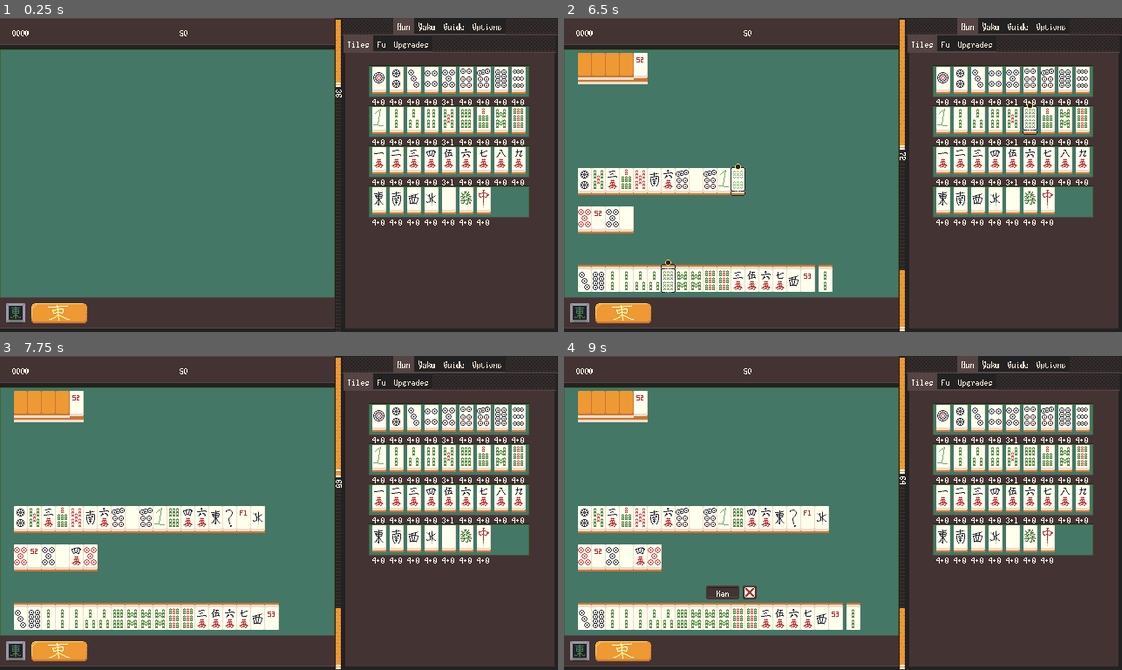
Above: before the commit, frames 1-4 (two rows, left to right).
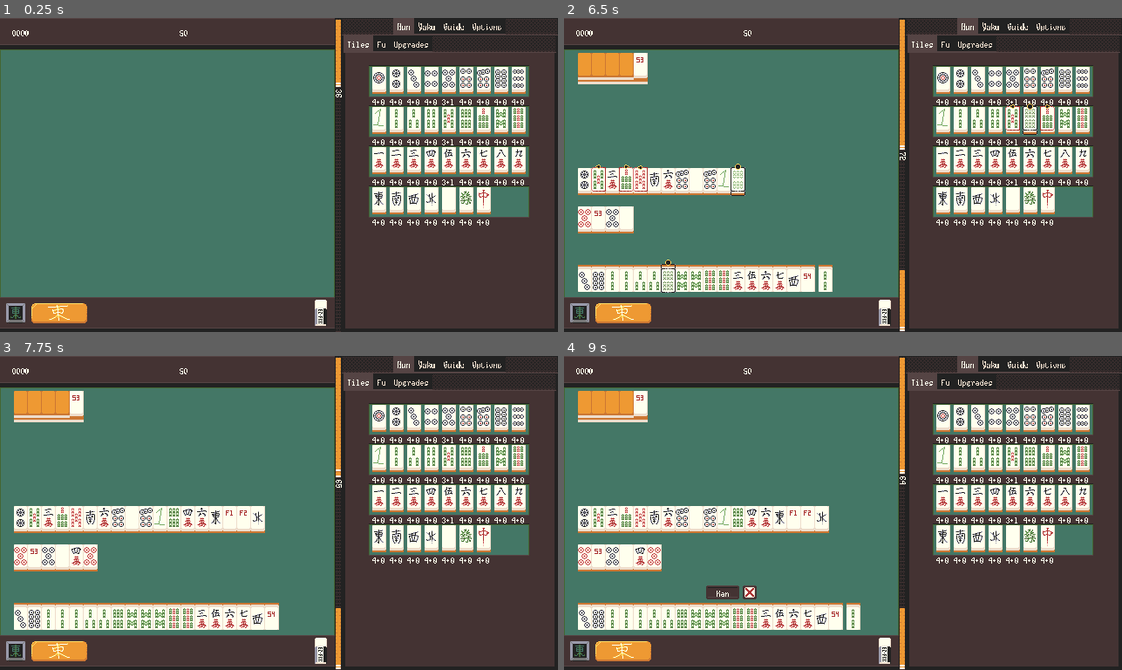
Above: after the commit, the same moments.

Repository: nanahyakuman/ultimahjong
Game: Godot game, scene res://root.tscn
The game is run twice, just before and just after one commit, with the same random seed, the same clock (stepped at 60 frames per second) and the same inputs.
Inputs (mouse positions are in pixels of both pictures, inside the frame that each line leads up to):
- Up to frame 1 (0.25 s): no input
- Up to frame 2 (6.5 s): tap Enter at 0.5, 3.5 s; drag from (943, 80) to (898, 105) at 0.52 s; drag from (586, 71) to (815, 237) at 1.27 s; tap Space at 2 s; move the mouse to (597, 71) at 2.02 s; click (597, 71) at 2.17 s; drag from (614, 71) to (675, 127) at 2.77 s; drag from (625, 71) to (870, 175) at 3.52 s; drag from (642, 71) to (759, 96) at 4.27 s; move the mouse to (586, 68) at 5.02 s; click (586, 68) at 5.17 s; drag from (597, 68) to (731, 190) at 5.77 s
- Up to frame 3 (7.75 s): drag from (50, 406) to (334, 443) at 6.52 s; drag from (61, 406) to (251, 575) at 7.27 s
- Up to frame 4 (9 s): move the mouse to (642, 406) at 8.02 s; click (642, 406) at 8.17 s; tap Space at 8.75 s; drag from (586, 519) to (675, 465) at 8.77 s

The runs differ from the first frame. In frame 1, 0.2% of the frame differs, in the area x 56-59%, y 89-99%; in frame 2, 0.4%, in the area x 4-88%, y 13-99%; in frame 3, 0.2%; in frame 4, 0.2%.

Commit message:
basic items!!

Diff:
--- a/CursorTextRequester.gd
+++ b/CursorTextRequester.gd
@@ -1,13 +1,13 @@
 extends Control
+class_name CursorTextRequester
 
 @export var hover_text = ""
-@onready var cursor_text = %CursorText
 
 func _ready():
 	connect("mouse_entered", _mouse_entered)
 	connect("mouse_exited", _mouse_exited)
 
 func _mouse_entered():
-	cursor_text.set_text(hover_text)
+	CursorText.set_text(hover_text)
 func _mouse_exited():
-	cursor_text.set_text("")
+	CursorText.set_text("")
--- a/GUIManager.gd
+++ b/GUIManager.gd
@@ -14,8 +14,8 @@
 @onready var kan_pile = $All/SideSpacers/Tiles/KanPile/Top
 @onready var kan_pile_bot = $All/SideSpacers/Tiles/KanPile/Bot
 @onready var graphic_tile_counter = $"../../GraphicTileCounter"
-@onready var prev_wind = $All/TextureRect/HBoxContainer/RoundWind/Sprite2D
-@onready var seat_wind = $All/TextureRect/HBoxContainer/SittingWind/Sprite2D
+@onready var prev_wind = $All/TableBottom/HBoxContainer/RoundWind/Sprite2D
+@onready var seat_wind = $All/TableBottom/HBoxContainer/SittingWind/Sprite2D
 @onready var made_calls = $MadeCalls
 
 # tracked so calls can highlight it. only modifed by `hand`.
--- a/MTile.gd
+++ b/MTile.gd
@@ -9,8 +9,8 @@
 const DRAGONS = [SPECIALS.HAKU, SPECIALS.HATSU, SPECIALS.CHUN, SPECIALS.KIN]
 
 # human readable name
-const SUIT_NAMES = ["NONE", "PIN", "SOU", 0, "MAN"]
-const SPECIAL_NAMES = ["NONE", "EAST", "SOUTH", "WEST", "NORTH", "UP", "HAKU", "HATSU", "CHUN", "KIN"]
+const SUIT_NAMES = ["NONE", "-Pin", "-Sou", 0, "-Man"]
+const SPECIAL_NAMES = ["NONE", "East", "South", "West", "North", "Rising", "White", "Green", "Red", "Gold"]
 
 var suit: int
 var value: int
--- a/MahjongManager.gd
+++ b/MahjongManager.gd
@@ -13,6 +13,8 @@
 @onready var anim_timer = $%AnimTimer
 @onready var upgrades = $Upgrades
 @onready var hand_gui = $"../GUIManager/All/SideSpacers/Tiles/HBoxContainer/Hand"
+# gui holds this guy, it's gross but probably easier overall
+@onready var items = %Items
 
 # base size of the hand
 const BASE_HAND_SIZE = 13
@@ -102,17 +104,15 @@
 func draw_hand():
 	for j in upgrades.get_dead_tiles()/4:
 		await anim_timer.start_mod(.15)
-		get_next_from_wall()
-		get_next_from_wall()
-		get_next_from_wall()
-		get_next_from_wall()
+		for k in 4:
+			get_next_from_wall(true)
 		gui_manager.increment_dead_wall_count(4)
 		call_sfx_player.play()
 
 	if upgrades.get_dead_tiles()%4 != 0:
 		await anim_timer.start_mod(.15)
 		for j in upgrades.get_dead_tiles()%4:
-			get_next_from_wall()
+			get_next_from_wall(true)
 		gui_manager.increment_dead_wall_count(upgrades.get_dead_tiles()%4)
 		call_sfx_player.play()
 
@@ -120,7 +120,7 @@
 
 	for i in BASE_HAND_SIZE:
 		await anim_timer.start_mod(.07)
-		hand.append(get_next_from_wall())
+		hand.append(get_next_from_wall(true))
 		call_sfx_player.play()
 		update_hand_label(true)
 
@@ -179,8 +179,8 @@
 
 
 func draw_kan_dora():
-	kan_dora.append(get_next_from_wall())
-	ura_dora.append(get_next_from_wall())
+	kan_dora.append(get_next_from_wall(true))
+	ura_dora.append(get_next_from_wall(true))
 	gui_manager.update_kan_dora(kan_dora, upgrades.get_kan_size() - revealed_kan_dora)
 
 	revealed_kan_dora = upgrades.get_kan_revealed()
@@ -213,9 +213,11 @@
 func assign_discard_count(discard_override = null):
 	remaining_opp_discards = discard_override if discard_override != null else upgrades.get_discard_count()
 
-func do_tsumo():
-	tsumo = get_next_from_wall()
-#	tsumo = MTile.new(MTile.SUITS.MAN, 1)
+func do_tsumo(override: MTile = null):
+	if override:
+		tsumo = override
+	else:
+		tsumo = get_next_from_wall()
 	if !tsumo:
 		return
 	gui_manager.update_tsumo([tsumo])
@@ -592,12 +594,18 @@
 	gui_manager.update_hand(hand)
 
 
-func get_next_from_wall():
+# `does_not_count` just prevents certain tile draws from decrementing counters
+func get_next_from_wall(does_not_count = false):
 	if wall.size() == 0:
 		end_round()
 		return null
 	var ret = wall.pop_back()
 	gui_manager.update_wall_count(wall.size())
+
+	if !does_not_count:
+		for m in items.get_children():
+			m.decrement()
+
 	return ret
 
 
--- a/MenuTileHolder.gd
+++ b/MenuTileHolder.gd
@@ -10,6 +10,7 @@
 		for mtd in tile_counter.tile_data:
 			if mtd.suit == suit and mtd.value == i+1:
 				var t = tile_graphic.instantiate()
+				t.verbose = true
 				add_child(t)
 				t.assign_suit_value(MTile.new(suit,i+1))
 				break
--- a/PurchaseablesHolder.gd
+++ b/PurchaseablesHolder.gd
@@ -4,7 +4,6 @@
 @onready var tile_counter = mahjong_manager.tile_counter
 @onready var upgrades = mahjong_manager.upgrades
 @onready var shop_root = %ShopRoot
-@onready var cursor_text = %CursorText
 @onready var anim_timer = %AnimTimer
 
 @export var purchaseable: PackedScene
@@ -77,4 +76,4 @@
 
 
 func hovered(node: Purchaseable, yes: bool):
-	cursor_text.set_text(node.HOVER_TEXTS[node.type] if yes else "")
+	CursorText.set_text(node.HOVER_TEXTS[node.type] if yes else "")
--- a/ShopRoot.gd
+++ b/ShopRoot.gd
@@ -12,8 +12,8 @@
 @onready var to_be_started = [
 	$VBoxContainer/AkaPurchaseables,
 	$VBoxContainer/TilePurchaseables,
-	$VBoxContainer/DeadWallPurchaseables,
-	$VBoxContainer/KanRevealPurchaseables2
+	$VBoxContainer/HBoxContainer/DeadWallPurchaseables,
+	$VBoxContainer/HBoxContainer/KanRevealPurchaseables,
 ]
 
 func start():
--- /dev/null
+++ b/SimTileHighlight.gd
@@ -0,0 +1,10 @@
+extends Sprite2D
+
+var SPEED = 3
+var counter = 0.0
+
+func _process(delta):
+	counter += SPEED * delta
+	counter = fmod(counter,vframes)
+
+	frame_coords.y = int(counter)
--- a/TileCounter.gd
+++ b/TileCounter.gd
@@ -32,7 +32,7 @@
 		tile_data.append(MTileData.new(MTile.SUITS.SPECIAL, i, 4, 0))
 
 	for i in 8:
-		tile_data.append(MTileData.new(MTile.SUITS.FLOWER, i, 1, 0))
+		tile_data.append(MTileData.new(MTile.SUITS.FLOWER, i+1, 1, 0))
 
 
 func get_all_tiles(only_unique = false):
@@ -64,6 +64,8 @@
 				if t.get_id() == MTile.gen_id(mtd.suit,mtd.value):
 					theoretical_akas += 1
 			if theoretical_akas >= mtd.count:
+				continue
+			if mtd.suit == MTile.SUITS.FLOWER:
 				continue
 
 			subret.append(MTile.new(mtd.suit,mtd.value))
--- a/TileGraphic.gd
+++ b/TileGraphic.gd
@@ -3,9 +3,9 @@
 
 @onready var sprite = $Sprite2D
 @onready var sides = $Tilesides
-@onready var sim_tile_highlight = $BlueTileHighlight
-@onready var adj_tile_highlight = $RedTileHighlight
-@onready var call_tile_highlight = $RedTileHighlight2
+@onready var sim_tile_highlight = $SimTileHighlight
+@onready var adj_tile_highlight = $AdjTileHighlight
+@onready var call_tile_highlight = $CallTileHighlight
 @onready var dora_sprite = $Sprite2D/TileDora
 @onready var flicker = $Flicker
 
@@ -19,6 +19,9 @@
 var visible_side = SIDE_BOT
 var _reversed = false
 var _face_upsidedown = false
+
+# hover text name
+@export var verbose = false
 
 func _ready():
 	TileGraphicKnower.highlight.connect(self._highlight_requested)
@@ -56,13 +59,16 @@
 	visible_side = side
 	if side == -1:
 		sides.visible = false
-		sim_tile_highlight.frame = 4
+		sim_tile_highlight.frame_coords.x = 4
+		adj_tile_highlight.frame_coords.x = 4
 	elif !_reversed:
 		sides.frame = side
-		sim_tile_highlight.frame = side
+		sim_tile_highlight.frame_coords.x = side
+		adj_tile_highlight.frame_coords.x = side
 	else:
 		sides.frame = 4 + side
-		sim_tile_highlight.frame = side
+		sim_tile_highlight.frame_coords.x = side
+		adj_tile_highlight.frame_coords.x = side
 
 
 	sprite.visible = !_reversed
@@ -75,7 +81,7 @@
 	return _reversed
 
 func set_rotated(ud: bool):
-	var _face_upsidedown = ud
+	_face_upsidedown = ud
 	sprite.rotation = int(_face_upsidedown) * PI
 	sprite.position = Vector2(16,26) * int(_face_upsidedown)
 
@@ -90,8 +96,8 @@
 				emit_signal("tile_graphic_clicked", tile)
 				#TileGraphicKnower.highlight_matching_tiles(tile, true)
 
-#			if event.button_index == MOUSE_BUTTON_RIGHT and event.pressed:
-#				print(tile.get_id())
+			if event.button_index == MOUSE_BUTTON_RIGHT and event.pressed:
+				print(tile.get_id())
 
 
 
@@ -101,20 +107,30 @@
 	# reversed tiles are hidden
 	if !_reversed:
 		TileGraphicKnower.highlight_matching_tiles(tile, true)
+	if verbose:
+		CursorText.set_text(tile.get_name())
 func _on_mouse_exited():
 	if !_reversed:
 		TileGraphicKnower.highlight_matching_tiles(tile, false)
+	if verbose:
+		CursorText.set_text("")
 
-func _highlight_requested(id: int, val: bool, is_adj: bool):
+func _highlight_requested(id: int, adjs: Array, val: bool):
 	if _reversed:
 		return
 	if tile:
 		if id == tile.get_id():
-			if !is_adj:
-				sim_tile_highlight.visible = val
-				flicker.visible = val
-			else:
-				adj_tile_highlight.visible = val
+			sim_tile_highlight.visible = val
+			flicker.visible = val
+			return
+		# left or right visibility
+		var find = adjs.find(tile.get_id())
+		if find != -1:
+			adj_tile_highlight.visible = val
+			adj_tile_highlight.scale.x = 1-(find*2)
+			adj_tile_highlight.position.x = 8-find
+			#flicker.visible = val
+
 
 func direct_request_highlight(val: bool):
 	call_tile_highlight.visible = val
--- a/TileGraphic.tscn
+++ b/TileGraphic.tscn
@@ -9,6 +9,8 @@
 [ext_resource type="Texture2D" uid="uid://dajdvnl62pg7i" path="res://image/tile_dora.png" id="6_w2hg6"]
 [ext_resource type="Texture2D" uid="uid://diuf8wlp0jwam" path="res://image/tile_flicker.png" id="7_gponq"]
 [ext_resource type="Script" path="res://TileGraphicFlicker.gd" id="8_r54qq"]
+[ext_resource type="Script" path="res://SimTileHighlight.gd" id="9_hkio8"]
+[ext_resource type="Texture2D" uid="uid://dremluumcx2sb" path="res://image/tile_highlight_r_1.png" id="11_7ok0s"]
 
 [sub_resource type="AtlasTexture" id="AtlasTexture_gf2xo"]
 atlas = ExtResource("6_w2hg6")
@@ -106,22 +108,28 @@
 hframes = 2
 script = ExtResource("8_r54qq")
 
-[node name="BlueTileHighlight" type="Sprite2D" parent="."]
+[node name="SimTileHighlight" type="Sprite2D" parent="."]
 visible = false
 position = Vector2(8, 13)
 texture = ExtResource("4_2lunx")
 hframes = 5
+vframes = 2
 frame = 3
+script = ExtResource("9_hkio8")
 
-[node name="RedTileHighlight" type="Sprite2D" parent="."]
+[node name="AdjTileHighlight" type="Sprite2D" parent="."]
 visible = false
 position = Vector2(8, 13)
 texture = ExtResource("5_b2fx8")
+hframes = 5
+vframes = 2
+frame = 3
+script = ExtResource("9_hkio8")
 
-[node name="RedTileHighlight2" type="Sprite2D" parent="."]
+[node name="CallTileHighlight" type="Sprite2D" parent="."]
 visible = false
 position = Vector2(8, 13)
-texture = ExtResource("5_b2fx8")
+texture = ExtResource("11_7ok0s")
 
 [connection signal="mouse_entered" from="." to="." method="_on_mouse_entered"]
 [connection signal="mouse_exited" from="." to="." method="_on_mouse_exited"]
--- a/global/TileGraphicKnower.gd
+++ b/global/TileGraphicKnower.gd
@@ -6,11 +6,7 @@
 var dora_ids = []
 
 func highlight_matching_tiles(tile: MTile, val: bool):
-	var id = tile.get_id()
-	emit_signal("highlight", id, val, false)
-
-#	for i in tile.get_adj_ids():
-#		emit_signal("highlight", i, val, true)
+	emit_signal("highlight", tile.get_id(), tile.get_adj_ids(), val)
 
 func update_dora_ids(ids: Array):
 	dora_ids = ids
--- /dev/null
+++ b/global/cursor_text.tscn
@@ -0,0 +1,33 @@
+[gd_scene load_steps=6 format=3 uid="uid://0frjui0li73b"]
+
+[ext_resource type="Texture2D" uid="uid://b7pi28pjp68qt" path="res://image/cursor9pr.png" id="1_hmcih"]
+[ext_resource type="Theme" uid="uid://bgwfxm5udtx2c" path="res://theme.tres" id="1_lndk1"]
+[ext_resource type="Script" path="res://global/Cursor.gd" id="2_pjfk2"]
+
+[sub_resource type="StyleBoxTexture" id="StyleBoxTexture_vhwba"]
+content_margin_top = 1.0
+content_margin_bottom = 4.0
+texture = ExtResource("1_hmcih")
+texture_margin_left = 4.0
+texture_margin_top = 4.0
+texture_margin_right = 4.0
+texture_margin_bottom = 4.0
+axis_stretch_horizontal = 1
+axis_stretch_vertical = 1
+
+[sub_resource type="LabelSettings" id="LabelSettings_ytvxj"]
+line_spacing = 0.0
+font_color = Color(1, 1, 0.933333, 1)
+
+[node name="CursorText" type="PanelContainer"]
+z_index = 10
+offset_right = 9.0
+offset_bottom = 17.0
+theme = ExtResource("1_lndk1")
+theme_override_styles/panel = SubResource("StyleBoxTexture_vhwba")
+script = ExtResource("2_pjfk2")
+
+[node name="Label" type="Label" parent="."]
+layout_mode = 2
+size_flags_horizontal = 4
+label_settings = SubResource("LabelSettings_ytvxj")
--- /dev/null
+++ b/item.gd
@@ -0,0 +1,56 @@
+extends CursorTextRequester
+
+@onready var counter_label = $PanelContainer/CounterLabel
+@onready var sprite_2d = $Sprite2D
+@onready var panel_container = $PanelContainer
+var mahjong_manager
+
+enum TYPES {NONE, ERASER}
+@export var type = TYPES.NONE
+var cooldown_counter
+
+func _ready():
+	cooldown_counter = 0
+	sprite_2d.frame_coords.x = type
+
+	# hovertexting
+	match type:
+		TYPES.ERASER:
+			hover_text = "Current tsumo tile becomes a White Dragon (temporarily)."
+
+	mahjong_manager = %MahjongManager
+
+	decrement()
+	super._ready()
+
+func decrement():
+	cooldown_counter -= 1
+	panel_container.visible = cooldown_counter > 0
+	counter_label.text = str(maxi(0,cooldown_counter))
+	sprite_2d.frame_coords.y = 0 if cooldown_counter <= 0 else 1
+
+func _use():
+	if cooldown_counter >= 0:
+		return
+	if mahjong_manager:
+		if mahjong_manager._state != MahjongManager.STATE_ACTIONABLE:
+			return
+
+	match type:
+		TYPES.NONE:
+			#actual code here
+			cooldown_counter = 9999
+		TYPES.ERASER:
+			mahjong_manager.do_tsumo(MTile.new(MTile.SUITS.SPECIAL,MTile.SPECIALS.HAKU))
+			cooldown_counter = 30
+
+
+	assert(cooldown_counter > 0, "you forgot to reassign the cooldown counter!!")
+	cooldown_counter += 1
+	decrement()
+
+
+func _gui_input(event):
+	if event is InputEventMouseButton:
+		if event.button_index == MOUSE_BUTTON_LEFT and event.pressed:
+			_use()
--- /dev/null
+++ b/item.tscn
@@ -0,0 +1,50 @@
+[gd_scene load_steps=6 format=3 uid="uid://dxdkyqgyyijvx"]
+
+[ext_resource type="Script" path="res://item.gd" id="1_2a2qp"]
+[ext_resource type="Theme" uid="uid://bgwfxm5udtx2c" path="res://theme.tres" id="1_6ek5j"]
+[ext_resource type="Texture2D" uid="uid://cw1dmiad2vqgy" path="res://image/item/item.png" id="1_tsqfh"]
+[ext_resource type="Texture2D" uid="uid://cdmm4yumwpnvp" path="res://image/item/counter9pr.png" id="4_3qxpy"]
+
+[sub_resource type="StyleBoxTexture" id="StyleBoxTexture_jucxd"]
+content_margin_left = 2.0
+content_margin_top = 0.0
+content_margin_right = 1.0
+content_margin_bottom = 0.0
+texture = ExtResource("4_3qxpy")
+texture_margin_left = 2.0
+texture_margin_top = 2.0
+texture_margin_right = 2.0
+texture_margin_bottom = 4.0
+axis_stretch_horizontal = 1
+axis_stretch_vertical = 1
+
+[node name="Item" type="Control"]
+custom_minimum_size = Vector2(32, 32)
+layout_mode = 3
+anchors_preset = 0
+theme = ExtResource("1_6ek5j")
+script = ExtResource("1_2a2qp")
+hover_text = "boku, item dayo!"
+
+[node name="Sprite2D" type="Sprite2D" parent="."]
+texture = ExtResource("1_tsqfh")
+centered = false
+hframes = 2
+vframes = 2
+
+[node name="PanelContainer" type="PanelContainer" parent="."]
+layout_mode = 1
+anchors_preset = 1
+anchor_left = 1.0
+anchor_right = 1.0
+offset_left = -9.0
+offset_top = -7.0
+offset_right = -1.0
+offset_bottom = 8.0
+grow_horizontal = 0
+mouse_filter = 1
+theme_override_styles/panel = SubResource("StyleBoxTexture_jucxd")
+
+[node name="CounterLabel" type="Label" parent="PanelContainer"]
+layout_mode = 2
+text = "7"
--- a/project.godot
+++ b/project.godot
@@ -20,6 +20,7 @@
 FuncKeys="*res://global/FuncKeys.gd"
 TileGraphicKnower="*res://global/TileGraphicKnower.gd"
 COL="*res://global/Colors.gd"
+CursorText="*res://global/cursor_text.tscn"
 
 [display]
 
--- a/root.tscn
+++ b/root.tscn
@@ -28,6 +28,7 @@
 [ext_resource type="Script" path="res://CursorTextRequester.gd" id="16_8lthm"]
 [ext_resource type="Script" path="res://ShopRoot.gd" id="19_bnl3p"]
 [ext_resource type="Texture2D" uid="uid://bxt2na0s3mabw" path="res://image/call_indicator_gold.png" id="19_idqi3"]
+[ext_resource type="PackedScene" uid="uid://dxdkyqgyyijvx" path="res://item.tscn" id="19_yekpg"]
 [ext_resource type="Texture2D" uid="uid://clj2wxpbqagea" path="res://image/scoring9pr.png" id="20_ib16c"]
 [ext_resource type="Script" path="res://PurchaseablesHolder.gd" id="20_wmn33"]
 [ext_resource type="PackedScene" uid="uid://cpirwiftxeu8s" path="res://purchaseable.tscn" id="21_3mckx"]
@@ -36,11 +37,9 @@
 [ext_resource type="Script" path="res://ScoringRoot.gd" id="21_yhd2i"]
 [ext_resource type="FontFile" uid="uid://dmoumxbcf3gn" path="res://text/font/Body2.png" id="28_jde07"]
 [ext_resource type="Texture2D" uid="uid://njfot1si4chf" path="res://image/tilecounter/tablediv.png" id="31_h31my"]
-[ext_resource type="Script" path="res://Cursor.gd" id="31_y04dm"]
 [ext_resource type="Texture2D" uid="uid://8eiqqlppwabi" path="res://image/tilecounter/tilecounter.png" id="33_6btw0"]
 [ext_resource type="Texture2D" uid="uid://ch4nr70j7xj74" path="res://image/tilecounter/tilecounter_end_odd.png" id="34_tbbuy"]
 [ext_resource type="Texture2D" uid="uid://blxlrv0jsh5hx" path="res://image/tilecounter/tilecounter_end_even.png" id="35_5xuo4"]
-[ext_resource type="Texture2D" uid="uid://b7pi28pjp68qt" path="res://image/cursor9pr.png" id="38_n0b1y"]
 [ext_resource type="Texture2D" uid="uid://ng8eqocmaltm" path="res://image/sidebar_tiles_9pr.png" id="39_1otd6"]
 [ext_resource type="Script" path="res://FuTab.gd" id="41_je4uv"]
 [ext_resource type="Texture2D" uid="uid://xoodhoigui53" path="res://image/optionsbutton.png" id="42_n7prw"]
@@ -78,21 +77,6 @@
 [sub_resource type="StyleBoxEmpty" id="StyleBoxEmpty_t3qve"]
 content_margin_left = 2.0
 
-[sub_resource type="StyleBoxTexture" id="StyleBoxTexture_vhwba"]
-content_margin_top = 1.0
-content_margin_bottom = 4.0
-texture = ExtResource("38_n0b1y")
-texture_margin_left = 4.0
-texture_margin_top = 4.0
-texture_margin_right = 4.0
-texture_margin_bottom = 4.0
-axis_stretch_horizontal = 1
-axis_stretch_vertical = 1
-
-[sub_resource type="LabelSettings" id="LabelSettings_ytvxj"]
-line_spacing = 0.0
-font_color = Color(1, 1, 0.933333, 1)
-
 [node name="Root" type="Control"]
 texture_filter = 1
 layout_mode = 3
@@ -315,13 +299,13 @@
 custom_minimum_size = Vector2(16, 16)
 layout_mode = 2
 
-[node name="TextureRect" type="TextureRect" parent="HBoxContainer/MahjongRoot/GUIManager/All"]
+[node name="TableBottom" type="TextureRect" parent="HBoxContainer/MahjongRoot/GUIManager/All"]
 custom_minimum_size = Vector2(0, 16)
 layout_mode = 2
 texture = ExtResource("8_hy522")
 stretch_mode = 1
 
-[node name="HBoxContainer" type="HBoxContainer" parent="HBoxContainer/MahjongRoot/GUIManager/All/TextureRect"]
+[node name="HBoxContainer" type="HBoxContainer" parent="HBoxContainer/MahjongRoot/GUIManager/All/TableBottom"]
 layout_mode = 1
 anchors_preset = 15
 anchor_right = 1.0
@@ -332,32 +316,43 @@
 grow_vertical = 2
 theme_override_constants/separation = 6
 
-[node name="Spacer" type="Control" parent="HBoxContainer/MahjongRoot/GUIManager/All/TextureRect/HBoxContainer"]
-layout_mode = 2
-
-[node name="RoundWind" type="Control" parent="HBoxContainer/MahjongRoot/GUIManager/All/TextureRect/HBoxContainer"]
+[node name="Spacer" type="Control" parent="HBoxContainer/MahjongRoot/GUIManager/All/TableBottom/HBoxContainer"]
+layout_mode = 2
+
+[node name="RoundWind" type="Control" parent="HBoxContainer/MahjongRoot/GUIManager/All/TableBottom/HBoxContainer"]
 custom_minimum_size = Vector2(24, 24)
 layout_mode = 2
 size_flags_vertical = 4
 script = ExtResource("16_8lthm")
 hover_text = "The Prevalent Wind."
 
-[node name="Sprite2D" type="Sprite2D" parent="HBoxContainer/MahjongRoot/GUIManager/All/TextureRect/HBoxContainer/RoundWind"]
+[node name="Sprite2D" type="Sprite2D" parent="HBoxContainer/MahjongRoot/GUIManager/All/TableBottom/HBoxContainer/RoundWind"]
 texture = ExtResource("8_heinv")
 centered = false
 vframes = 4
 
-[node name="SittingWind" type="Control" parent="HBoxContainer/MahjongRoot/GUIManager/All/TextureRect/HBoxContainer"]
+[node name="SittingWind" type="Control" parent="HBoxContainer/MahjongRoot/GUIManager/All/TableBottom/HBoxContainer"]
 custom_minimum_size = Vector2(64, 24)
 layout_mode = 2
 size_flags_vertical = 4
 script = ExtResource("16_8lthm")
 hover_text = "The Sitting Wind."
 
-[node name="Sprite2D" type="Sprite2D" parent="HBoxContainer/MahjongRoot/GUIManager/All/TextureRect/HBoxContainer/SittingWind"]
+[node name="Sprite2D" type="Sprite2D" parent="HBoxContainer/MahjongRoot/GUIManager/All/TableBottom/HBoxContainer/SittingWind"]
 texture = ExtResource("8_00qj1")
 centered = false
 vframes = 4
+
+[node name="Items" type="HBoxContainer" parent="HBoxContainer/MahjongRoot/GUIManager/All/TableBottom/HBoxContainer"]
+unique_name_in_owner = true
+layout_mode = 2
+size_flags_horizontal = 3
+size_flags_vertical = 4
+alignment = 2
+
+[node name="Item" parent="HBoxContainer/MahjongRoot/GUIManager/All/TableBottom/HBoxContainer/Items" instance=ExtResource("19_yekpg")]
+layout_mode = 2
+type = 1
 
 [node name="Calls" type="HBoxContainer" parent="HBoxContainer/MahjongRoot/GUIManager"]
 layout_mode = 1
@@ -734,7 +729,12 @@
 BUTTONS = 2
 PER_BUTTON = 4
 
-[node name="DeadWallPurchaseables" type="HBoxContainer" parent="HBoxContainer/MahjongRoot/ShopRoot/VBoxContainer"]
+[node name="HBoxContainer" type="HBoxContainer" parent="HBoxContainer/MahjongRoot/ShopRoot/VBoxContainer"]
+layout_mode = 2
+theme_override_constants/separation = 4
+alignment = 1
+
+[node name="DeadWallPurchaseables" type="HBoxContainer" parent="HBoxContainer/MahjongRoot/ShopRoot/VBoxContainer/HBoxContainer"]
 layout_mode = 2
 theme_override_constants/separation = 4
 alignment = 1
@@ -744,7 +744,7 @@
 BUTTONS = 1
 PER_BUTTON = 0
 
-[node name="KanRevealPurchaseables2" type="HBoxContainer" parent="HBoxContainer/MahjongRoot/ShopRoot/VBoxContainer"]
+[node name="KanRevealPurchaseables" type="HBoxContainer" parent="HBoxContainer/MahjongRoot/ShopRoot/VBoxContainer/HBoxContainer"]
 layout_mode = 2
 theme_override_constants/separation = 4
 alignment = 1
@@ -1257,20 +1257,6 @@
 horizontal_alignment = 1
 vertical_alignment = 1
 
-[node name="CursorText" type="PanelContainer" parent="."]
-unique_name_in_owner = true
-layout_mode = 0
-offset_right = 198.0
-offset_bottom = 12.0
-theme_override_styles/panel = SubResource("StyleBoxTexture_vhwba")
-script = ExtResource("31_y04dm")
-
-[node name="Label" type="Label" parent="CursorText"]
-layout_mode = 2
-size_flags_horizontal = 4
-text = "Reduce the size of the dead wall by 1."
-label_settings = SubResource("LabelSettings_ytvxj")
-
 [node name="AnimTimer" type="Timer" parent="."]
 unique_name_in_owner = true
 script = ExtResource("9_r8218")
Not shown: 1 places in TileGraphic.tscn that only renumber resources
Renamed: Cursor.gd -> global/Cursor.gd
Binary file added: image/item/counter9pr.png
Not shown, added: image/item/counter9pr.png.import
Binary file added: image/item/item.png
Not shown, added: image/item/item.png.import
Binary file changed: image/tile_highlight_b.png
Binary file changed: image/tile_highlight_r.png
Binary file added: image/tile_highlight_r_1.png
Not shown, added: image/tile_highlight_r_1.png.import
Not shown: 1 places in root.tscn that only renumber resources
Not shown, changed: todo.txt
